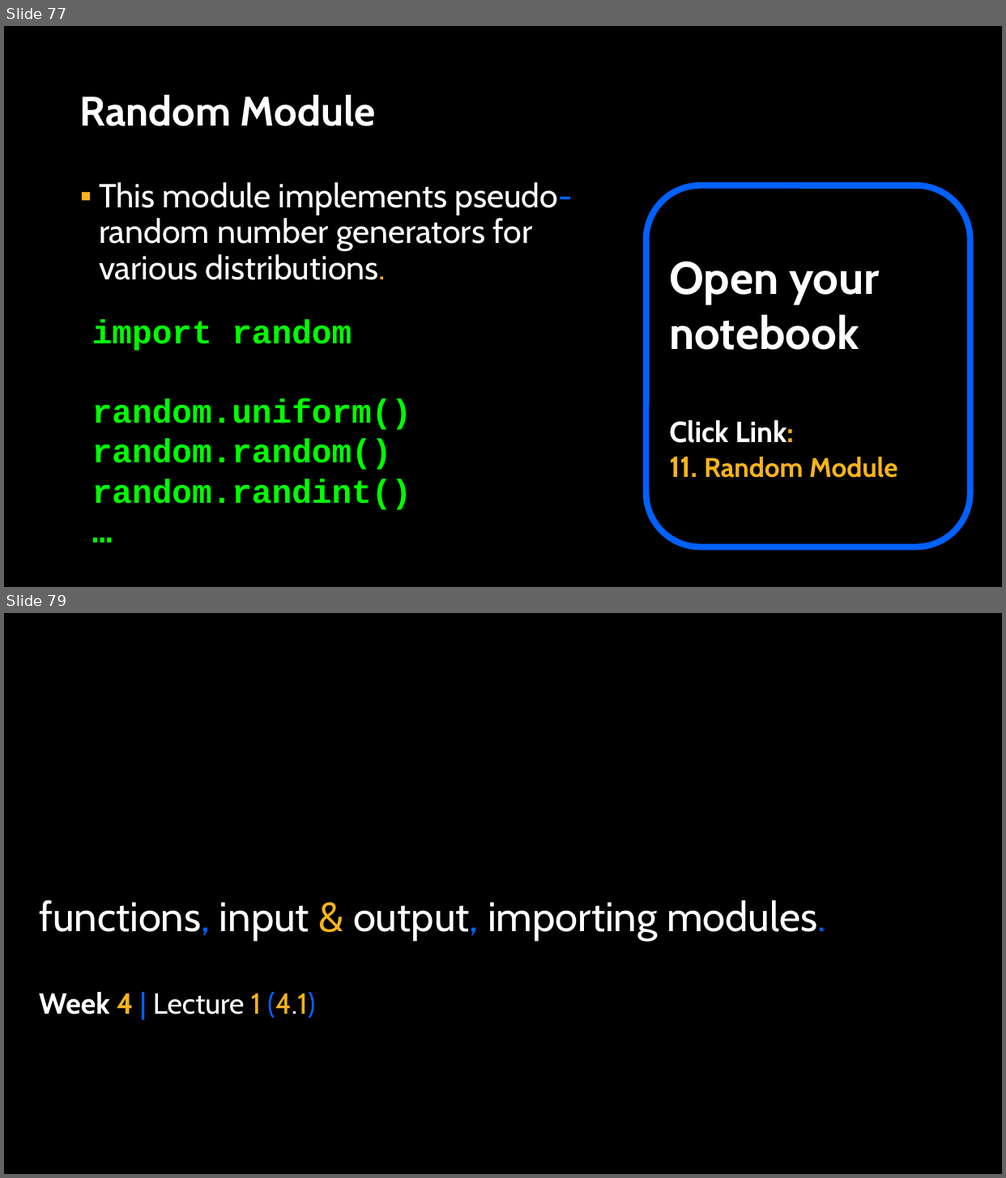
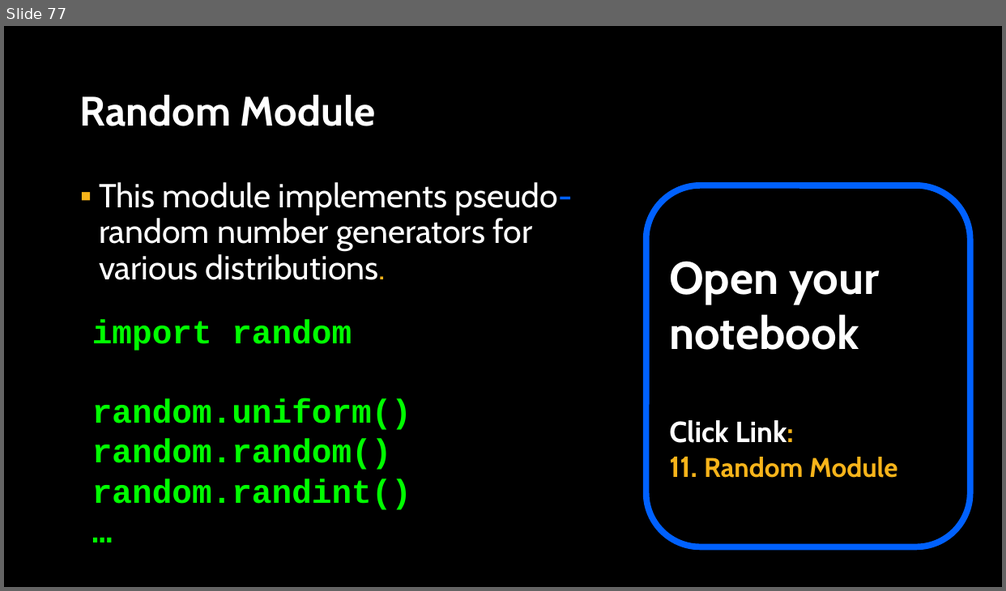
Before and after one commit to APS106/APS106-winter-2025-kinsella-goodfellow, a slide deck: lectures/week4/lecture1/slides/week4_lecture1.pptx. Shown one above the other, each under a label of ours: slides 77 and 79 before the commit, slide 77 after it; the slides between them are not shown. The pictures are 1006x1178 and 1006x591 pixels, drawn with LibreOffice and Linux fonts; fonts in the diff are those of the drawing; background and template pictures are left out. Boxes give left, top, right and bottom in pixels: in the first picture for what was removed or moved away, otherwise in the second. Text is boxed around its words. In the diff, an @@ line names an element or a change of style, - is before the commit and + after.

Commit message:
- Week 4 Lecture 1

```diff
--- a/lectures/week4/lecture1/slides/week4_lecture1.pptx
+++ b/lectures/week4/lecture1/slides/week4_lecture1.pptx
@@ slide 79 removed at (x1=4, y1=613, x2=1002, y2=1174), background picture (left out) @@
@@ title removed at (x1=39, y1=901, x2=826, y2=941) @@
-functions, input & output, importing modules.
@@ subtitle removed at (x1=39, y1=992, x2=315, y2=1018) @@
-Week 4 | Lecture 1 (4.1)
```
Also in this commit, not shown: 1 slide changed, 3 slides added, 1 other slide removed, 3 other files.
